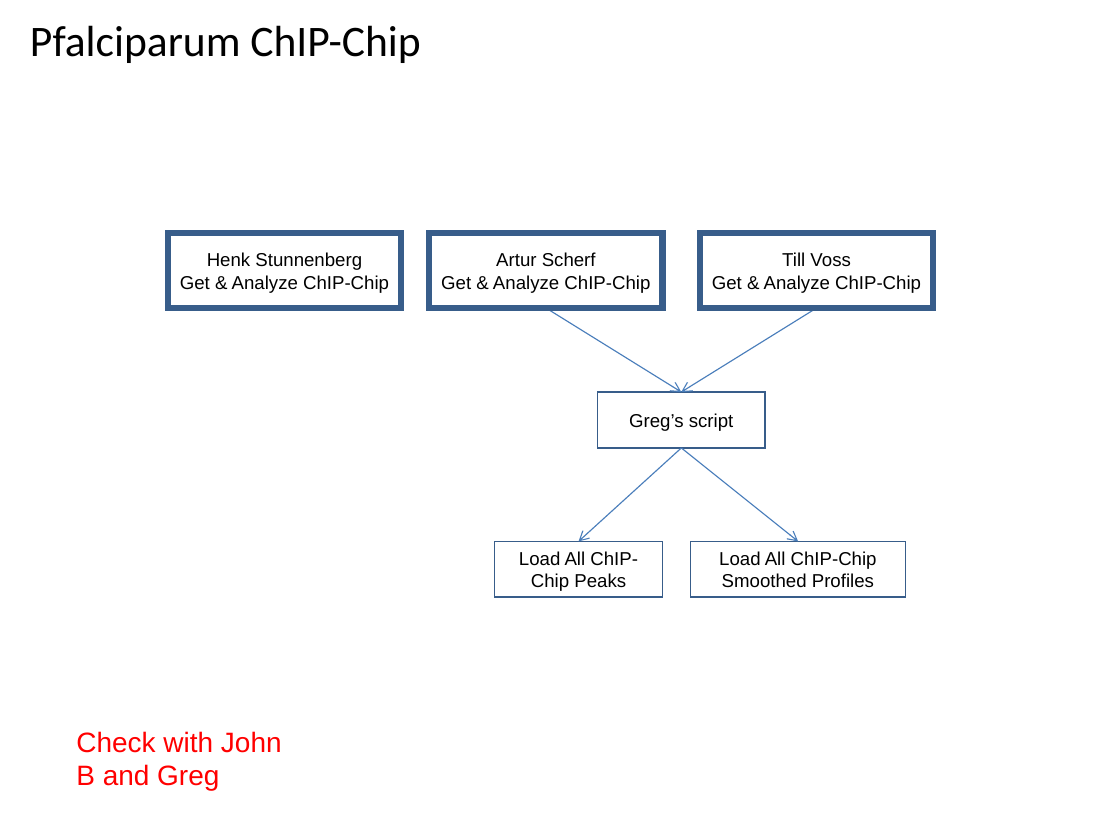
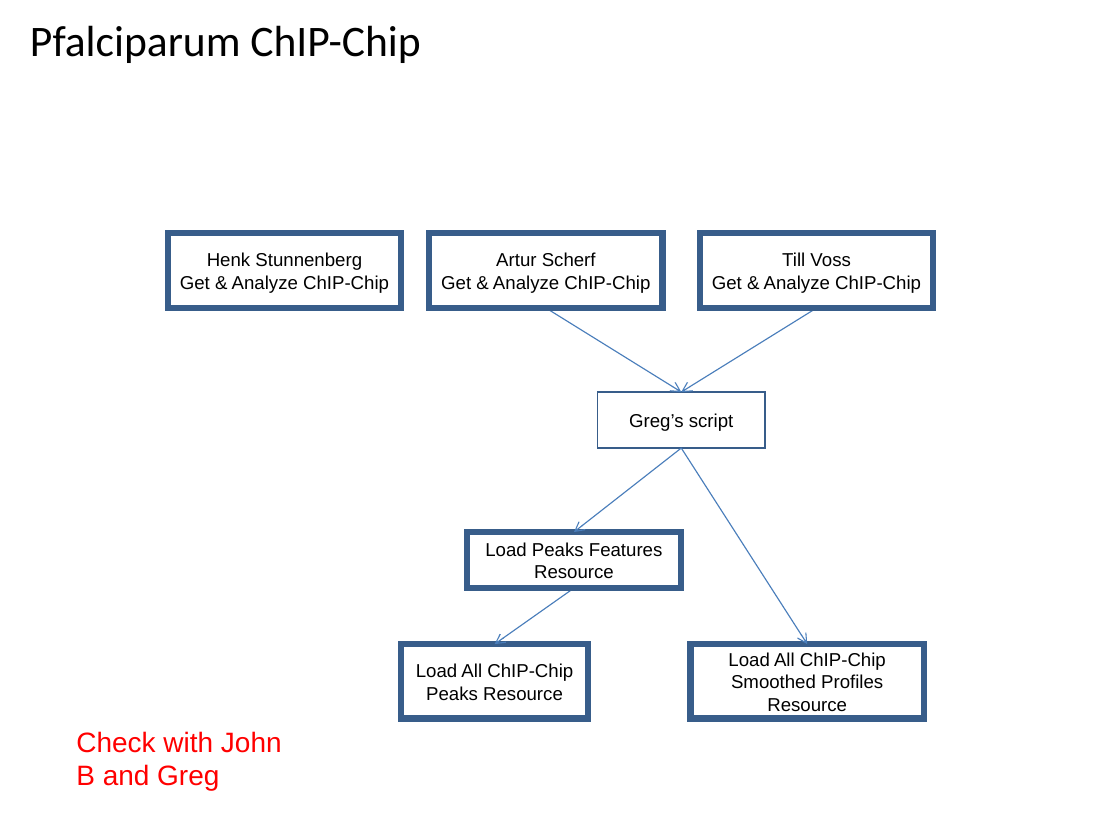
Before and after one commit to VEuPathDB/ApiCommonWorkflow, a slide deck: slide 12 of Main/doc/IntegratedWorkflow.ppt. Drawn at 1120x840 pixels with LibreOffice and Linux fonts; fonts in the diff are those of the drawing. Boxes give left, top, right and bottom in pixels: in the first picture for what was removed or moved away, otherwise in the second. Text is boxed around its words. In the diff, an @@ line names an element or a change of style, - is before the commit and + after.

```diff
--- a/Main/doc/IntegratedWorkflow.ppt
+++ b/Main/doc/IntegratedWorkflow.ppt
@@ arrow moved from (681, 448) - (579, 541) to (681, 448) - (573, 532) @@
@@ arrow moved from (681, 448) - (799, 541) to (681, 448) - (808, 644) @@
@@ rectangle added at [467, 532, 682, 588], outline #385D8A 4 pt, 12 pt, text #000000 @@
+Load Peaks Features Resource
@@ arrow added from (575, 588) to (495, 644), #4A7EBB 0.74 pt @@
@@ rectangle "Load All ChIP-Chip Peaks Resource" at [401, 644, 588, 719]: outline #385D8A 0.99 pt to #385D8A 4 pt @@
@@ rectangle "Load All ChIP-Chip Peaks Resource": place and size @@
-rectangle "Load All ChIP-Chip Peaks Resource" at [495, 541, 663, 597]
+rectangle "Load All ChIP-Chip Peaks Resource" at [401, 644, 588, 719]
@@ rectangle "Load All ChIP-Chip Smoothed Profiles ...": place and size @@
-rectangle "Load All ChIP-Chip Smoothed Profiles ..." at [691, 541, 906, 597]
+rectangle "Load All ChIP-Chip Smoothed Profiles ..." at [691, 644, 924, 719]
@@ rectangle "Load All ChIP-Chip Smoothed Profiles ..." at [691, 644, 924, 719]: outline #385D8A 0.99 pt to #385D8A 4 pt @@
@@ text in rectangle at [728, 652, 886, 712]: text changed @@
-Load All ChIP-Chip Smoothed Profiles
+Load All ChIP-Chip Smoothed Profiles Resource
@@ text in rectangle at [416, 663, 573, 701]: text changed @@
-Load All ChIP-Chip Peaks
+Load All ChIP-Chip Peaks Resource
```
Also in this commit, not shown: 8 other slides changed.
